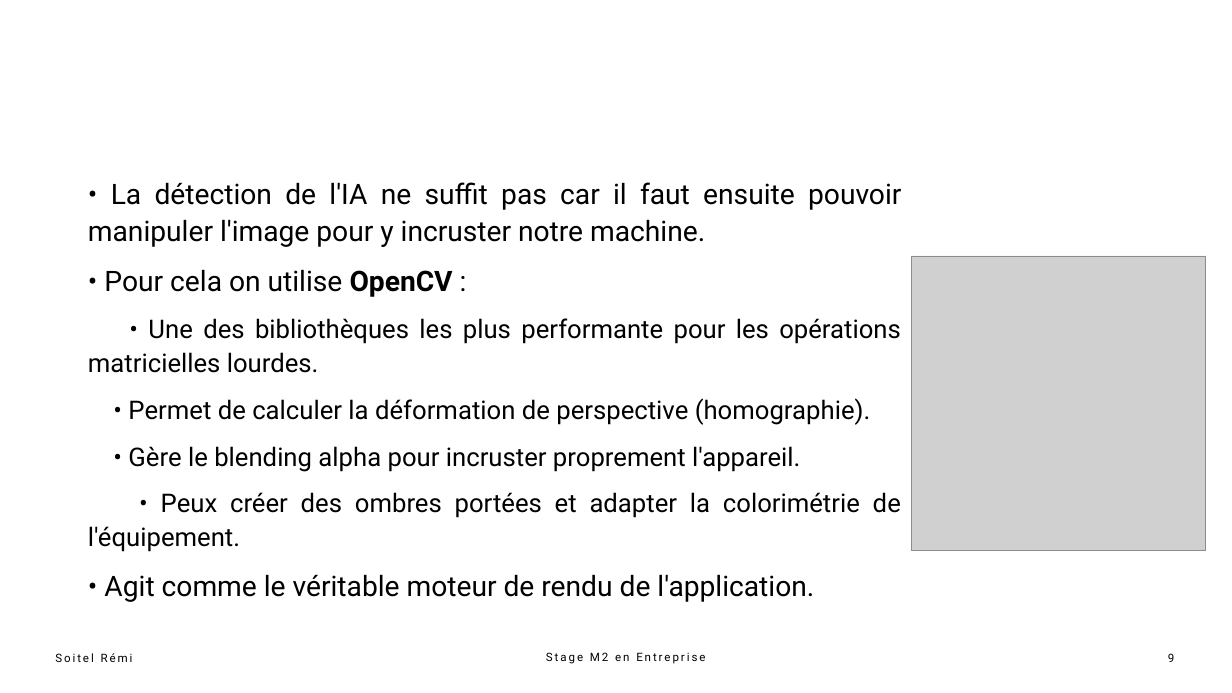
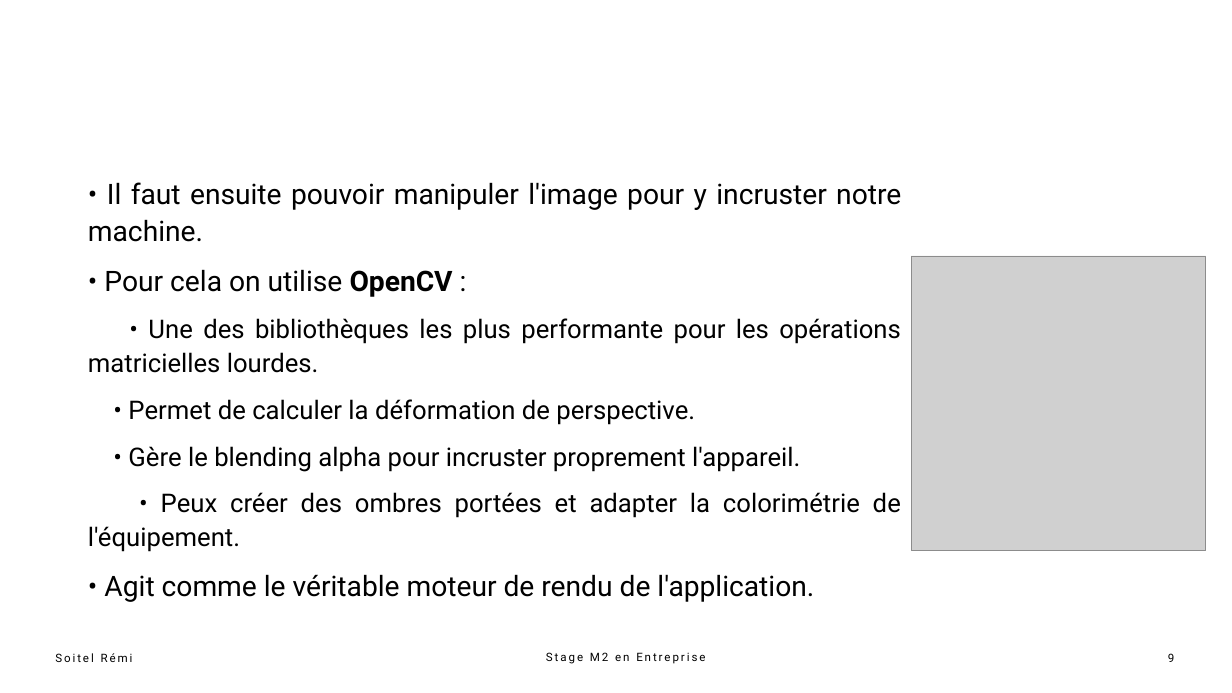
Before and after one commit to UnderBattle/projet_stage_m2, a slide deck: slide 9 of presentation_stage_m2_soitel_remi.pptx. Drawn at 1232x693 pixels with LibreOffice and Linux fonts; fonts in the diff are those of the drawing; grey boxes stand for pictures. Boxes give left, top, right and bottom in pixels: in the first picture for what was removed or moved away, otherwise in the second. Text is boxed around its words. In the diff, an @@ line names an element or a change of style, - is before the commit and + after.

```diff
--- a/presentation_stage_m2_soitel_remi.pptx
+++ b/presentation_stage_m2_soitel_remi.pptx
@@ text at (x1=88, y1=182, x2=901, y2=242): text changed @@
-1. • La détection de l'IA ne suffit pas car il faut ensuite pouvoir manipuler l'image pour y incruster notre machine.
+1. • Il faut ensuite pouvoir manipuler l'image pour y incruster notre machine.
@@ text at (x1=128, y1=399, x2=695, y2=425): text changed @@
-4. • Permet de calculer la déformation de perspective (homographie).
+4. • Permet de calculer la déformation de perspective.
```
Also in this commit, not shown: 4 other slides changed, 6 other files.
